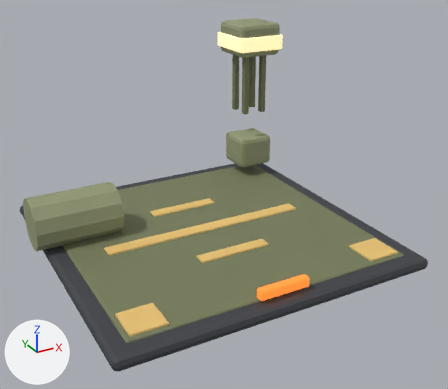
Renders of the glTF model game/assets/models/com_airfield.glb from each side of a commit.
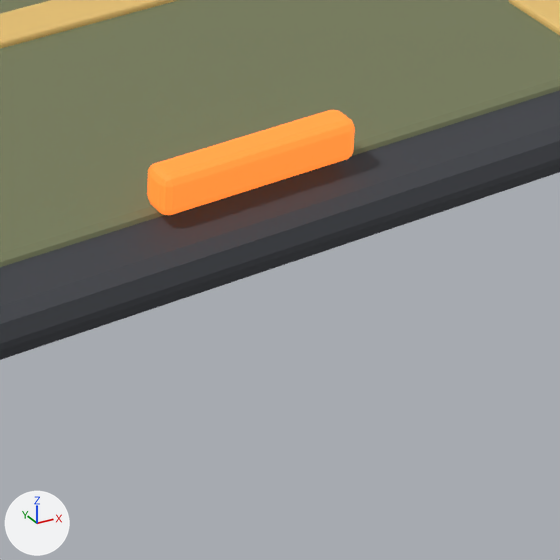
There are two pictures of each version: one whole from a 50 mm lens placed at (-1.58, -3.1, 1.86), pointed at (0.04, -0.15, 0.39), one close up on the part from 49% to 81% of the width and 63% to 100% of the height. The axes (+X, +Y, +Z) are drawn at lower left. The lights are the same throughout. The last two pictures show the newer version. Vertices at exactly the same position are counted once.

The first close-up shows 'com_airfield'.
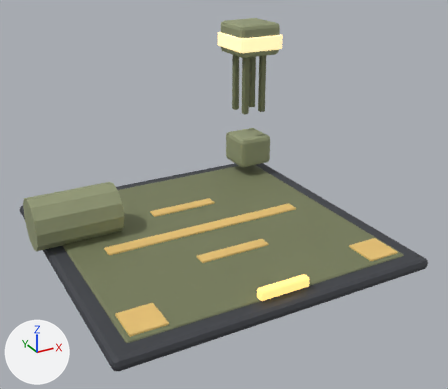
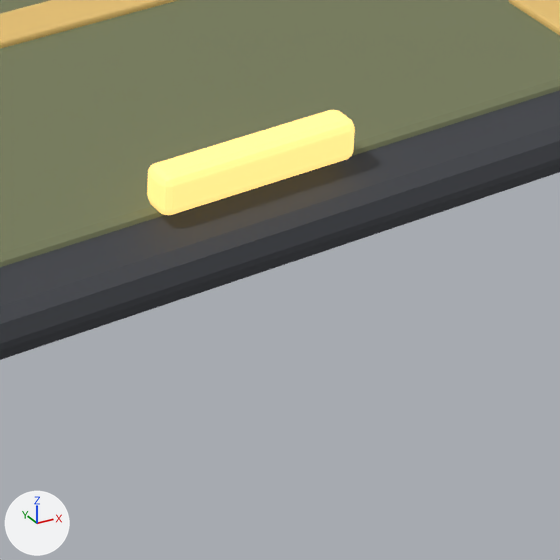
Boxes (x1, y1, x2, y2) around the edits, measured in the close-ups (560 x 560 px):
part 1 of me_cube, recoloured (lighter): (147, 110, 355, 215) in both

Edits to the bpy script that builds the scene:
```text
Add mat_ferrite_1_2:
    mat_ferrite_1_2 = principled_material('ferrite_1.2')
    mat_ferrite_1_2.base_color = (0.82, 0.55, 0.175)  # orange #eac474
    mat_ferrite_1_2.roughness = 0.7
    mat_ferrite_1_2.emission_color = (0.984, 0.66, 0.21)  # orange #fdd47e
    mat_ferrite_1_2.emission_strength = 1.0
Change me_cube:
    where me_cube.from_pydata(...)  # 964 vertices, 1856 faces; spans x -1.0..0.95, y -0.95..0.95, z 0.03..1.22
    used by ob_com_airfield; location = (0.0, 0.0, 0.0)
    me_cube part 1: all 108 faces that had it switch from mat_orange_1_2 (orange #e8762c, glowing orange #fb8030) to mat_ferrite_1_2 (orange #eac474, glowing orange #fdd47e)
```
